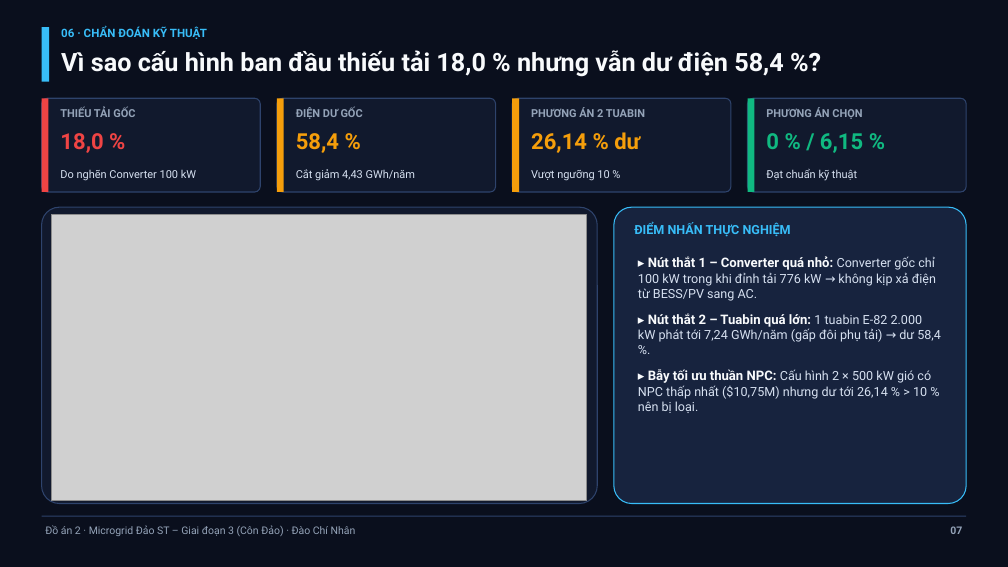
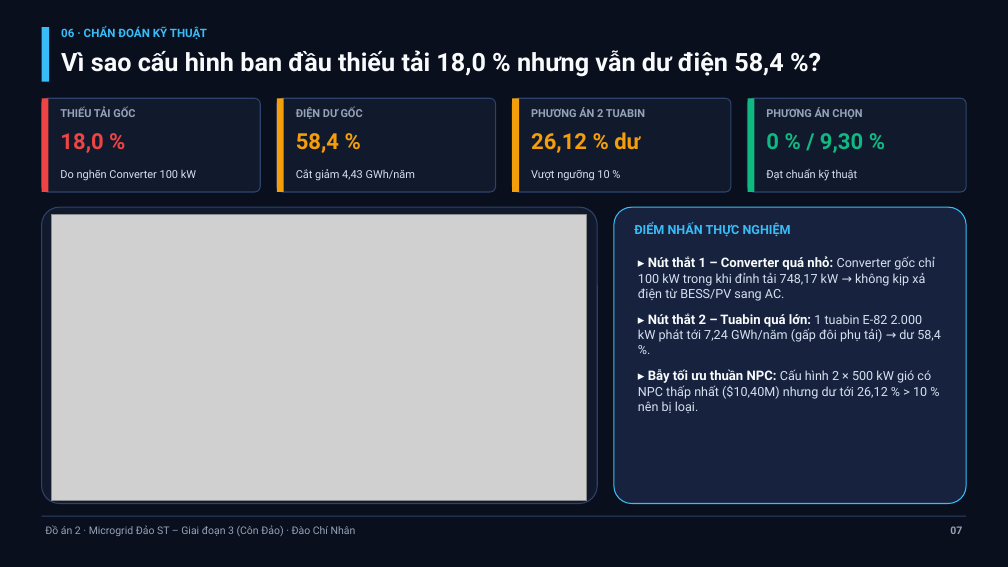
Before and after one commit to huongpro123/DoAn2_Microgrid_ConDao_ChiNhan, a slide deck: slide 7 of HO_SO_NOP_BAO_CAO_CHINH_THUC/07_Slide_Thuyet_Trinh_15_Trang_ST_Giai_Doan_3.pptx. Drawn at 1008x567 pixels with LibreOffice and Linux fonts; fonts in the diff are those of the drawing; grey boxes stand for pictures. Boxes give left, top, right and bottom in pixels: in the first picture for what was removed or moved away, otherwise in the second. Text is boxed around its words. In the diff, an @@ line names an element or a change of style, - is before the commit and + after.

```diff
--- a/HO_SO_NOP_BAO_CAO_CHINH_THUC/07_Slide_Thuyet_Trinh_15_Trang_ST_Giai_Doan_3.pptx
+++ b/HO_SO_NOP_BAO_CAO_CHINH_THUC/07_Slide_Thuyet_Trinh_15_Trang_ST_Giai_Doan_3.pptx
@@ text at bbox=[531, 132, 640, 153]: text changed @@
-26,14 % dư
+26,12 % dư
@@ text at bbox=[766, 133, 863, 153]: text changed @@
-0 % / 6,15 %
+0 % / 9,30 %
@@ text at bbox=[638, 256, 935, 301]: text changed @@
-▸ Nút thắt 1 – Converter quá nhỏ: Converter gốc chỉ 100 kW trong khi đỉnh tải 776 kW → không kịp xả điện từ BESS/PV sang AC.
+▸ Nút thắt 1 – Converter quá nhỏ: Converter gốc chỉ 100 kW trong khi đỉnh tải 748,17 kW → không kịp xả điện từ BESS/PV sang AC.
@@ text at bbox=[638, 369, 931, 413]: text changed @@
-▸ Bẫy tối ưu thuần NPC: Cấu hình 2 × 500 kW gió có NPC thấp nhất ($10,75M) nhưng dư tới 26,14 % > 10 % nên bị loại.
+▸ Bẫy tối ưu thuần NPC: Cấu hình 2 × 500 kW gió có NPC thấp nhất ($10,40M) nhưng dư tới 26,12 % > 10 % nên bị loại.
```
Also in this commit, not shown: 14 other slides changed, 22 other files.
